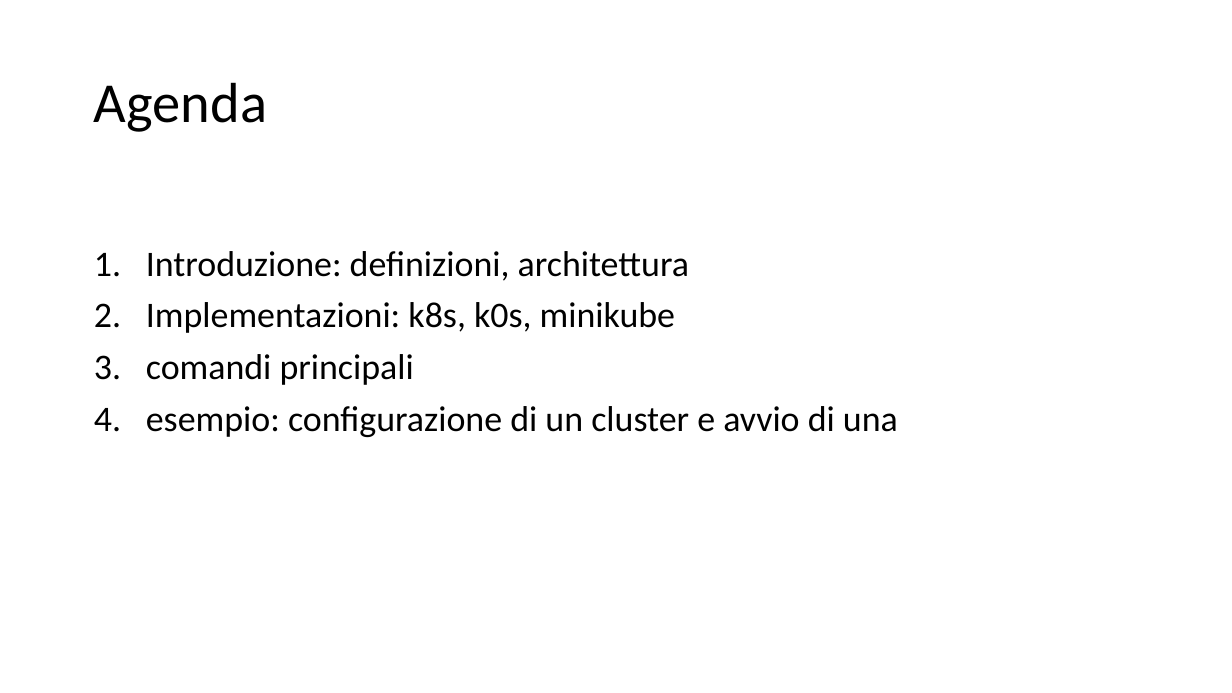
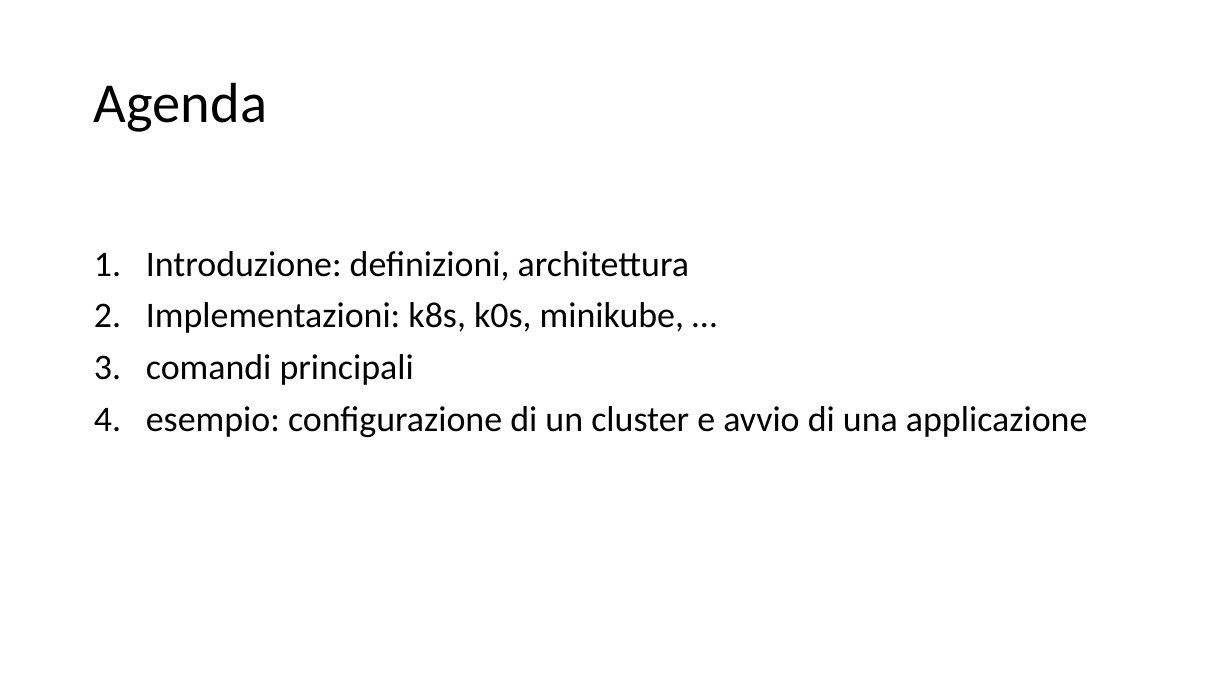
Before and after one commit to scastagnoli/academySisal, a slide deck: slide 2 of kubernetes.pptx. Drawn at 1232x693 pixels with LibreOffice and Linux fonts; fonts in the diff are those of the drawing. Boxes give left, top, right and bottom in pixels: in the first picture for what was removed or moved away, otherwise in the second. Text is boxed around its words. In the diff, an @@ line names an element or a change of style, - is before the commit and + after.

```diff
--- a/kubernetes.pptx
+++ b/kubernetes.pptx
@@ text at box(146, 302, 684, 333): text changed @@
-2. Implementazioni: k8s, k0s, minikube
+2. Implementazioni: k8s, k0s, minikube, …
@@ text at box(146, 406, 1087, 437): text changed @@
-4. esempio: configurazione di un cluster e avvio di una
+4. esempio: configurazione di un cluster e avvio di una applicazione
```
Also in this commit, not shown: 5 other slides changed, 13 slides added.
